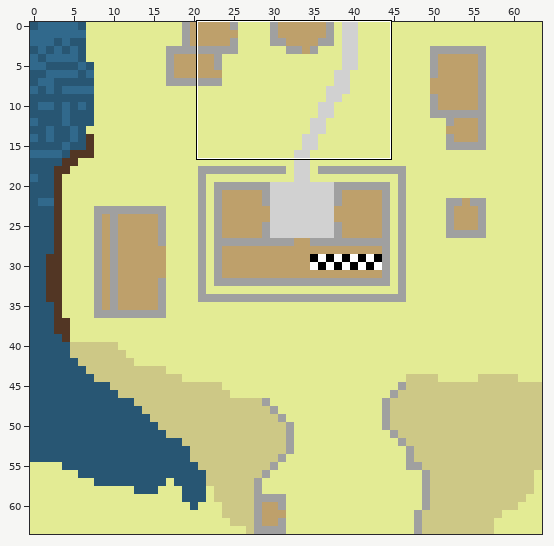
Two versions of a level (Tiled map, maps/1,-1.tmx). Above: a wide view before the commit, with the close-up outlined.
Close-up. Before the commit:
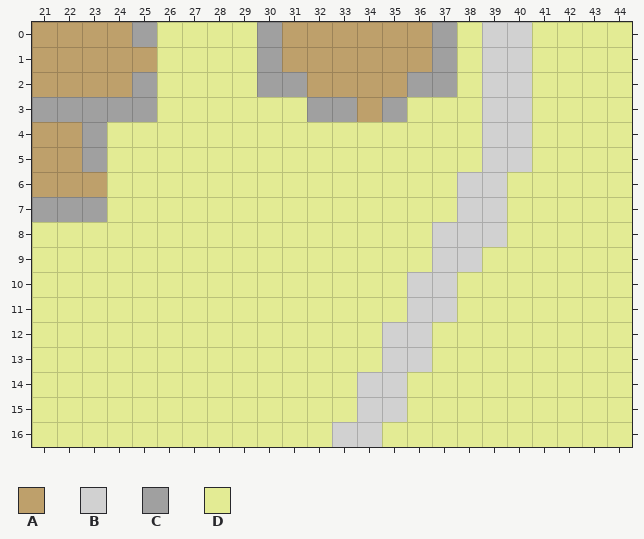
Cells are 25x25 px. Shown: x 21..44, y 0..16. The commit also changed other parts of the map, which this record leaves out.
Key: from "Lumbridge": A 1, B 3, C 4, D 12.
_ is an empty cell.
Layer "Tile Layer 1" before, first column x 21:
 0 AAAACDDDDCAAAAAACDBBDDDD
 1 AAAAADDDDCAAAAAACDBBDDDD
 2 AAAACDDDDCCAAAACCDBBDDDD
 3 CCCCCDDDDDDCCACDDDBBDDDD
 4 AACDDDDDDDDDDDDDDDBBDDDD
 5 AACDDDDDDDDDDDDDDDBBDDDD
 6 AAADDDDDDDDDDDDDDBBDDDDD
 7 CCCDDDDDDDDDDDDDDBBDDDDD
 8 DDDDDDDDDDDDDDDDBBBDDDDD
 9 DDDDDDDDDDDDDDDDBBDDDDDD
10 DDDDDDDDDDDDDDDBBDDDDDDD
11 DDDDDDDDDDDDDDDBBDDDDDDD
12 DDDDDDDDDDDDDDBBDDDDDDDD
13 DDDDDDDDDDDDDDBBDDDDDDDD
14 DDDDDDDDDDDDDBBDDDDDDDDD
15 DDDDDDDDDDDDDBBDDDDDDDDD
16 DDDDDDDDDDDDBBDDDDDDDDDD
The result:
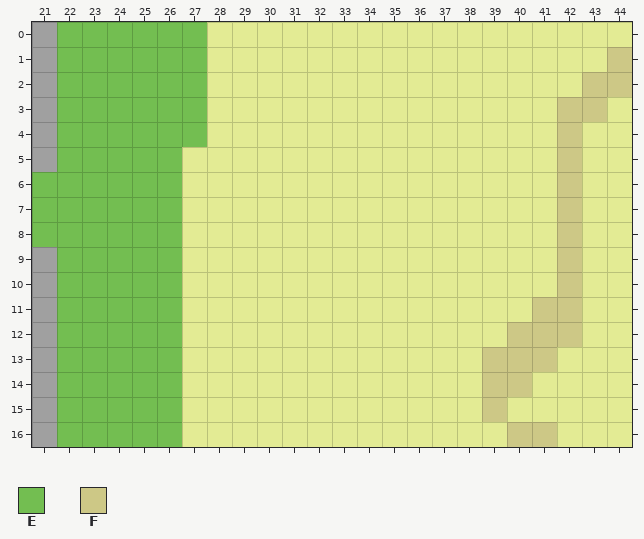
Further tiles: from "Lumbridge": E 0, F 15.
Changes in this commit:
Changed rows in their new state; . is an unchanged cell.
Layer "Tile Layer 1":
first column x 21:
 0 CEEEEEE..DDDDDDDD.DD....
 1 CEEEEEE..DDDDDDDD.DD...F
 2 CEEEEEE..DDDDDDDD.DD..FF
 3 .EEEEEE....DDDD...DD.FF.
 4 CEEEEEE...........DD.F..
 5 CEEEEE............DD.F..
 6 EEEEEE...........DD..F..
 7 EEEEEE...........DD..F..
 8 EEEEEE..........DDD..F..
 9 CEEEEE..........DD...F..
10 CEEEEE.........DD....F..
11 CEEEEE.........DD...FF..
12 CEEEEE........DD...FFF..
13 CEEEEE........DD..FFF...
14 CEEEEE.......DD...FF....
15 CEEEEE.......DD...F.....
16 CEEEEE......DD.....FF...
Pixel boxes of the changes (left, top, right, bottom) in both close-ups:
changed: (32, 22, 207, 447)
changed: (257, 22, 632, 447)
